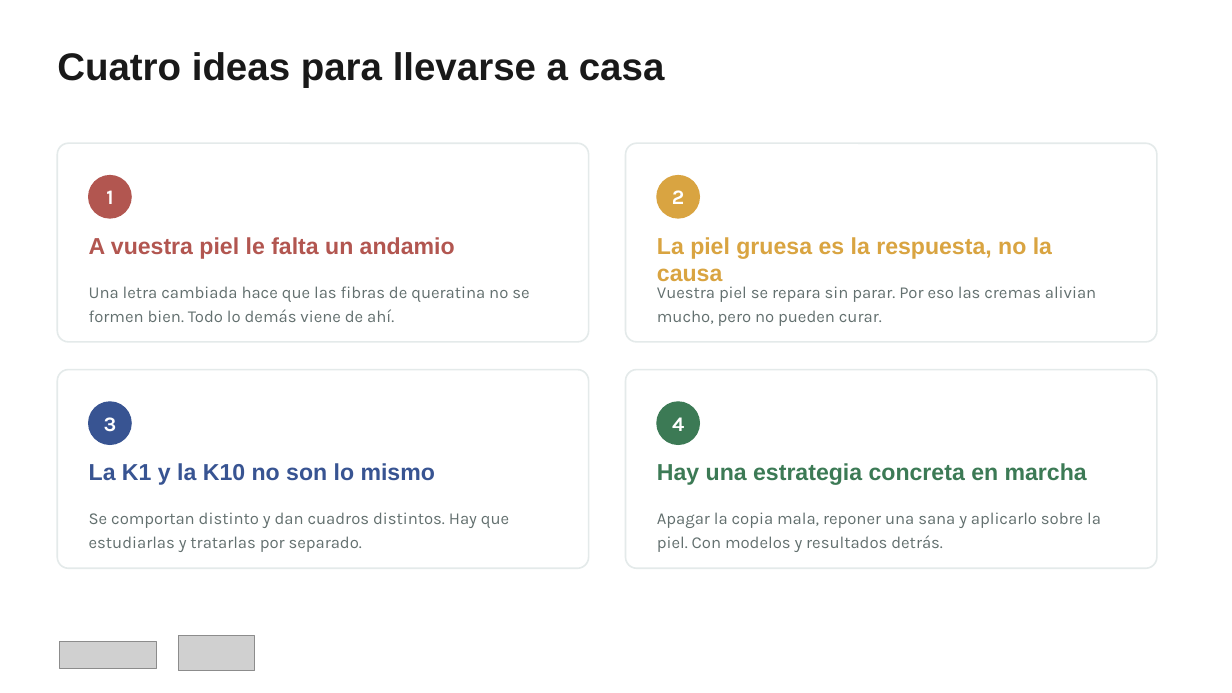
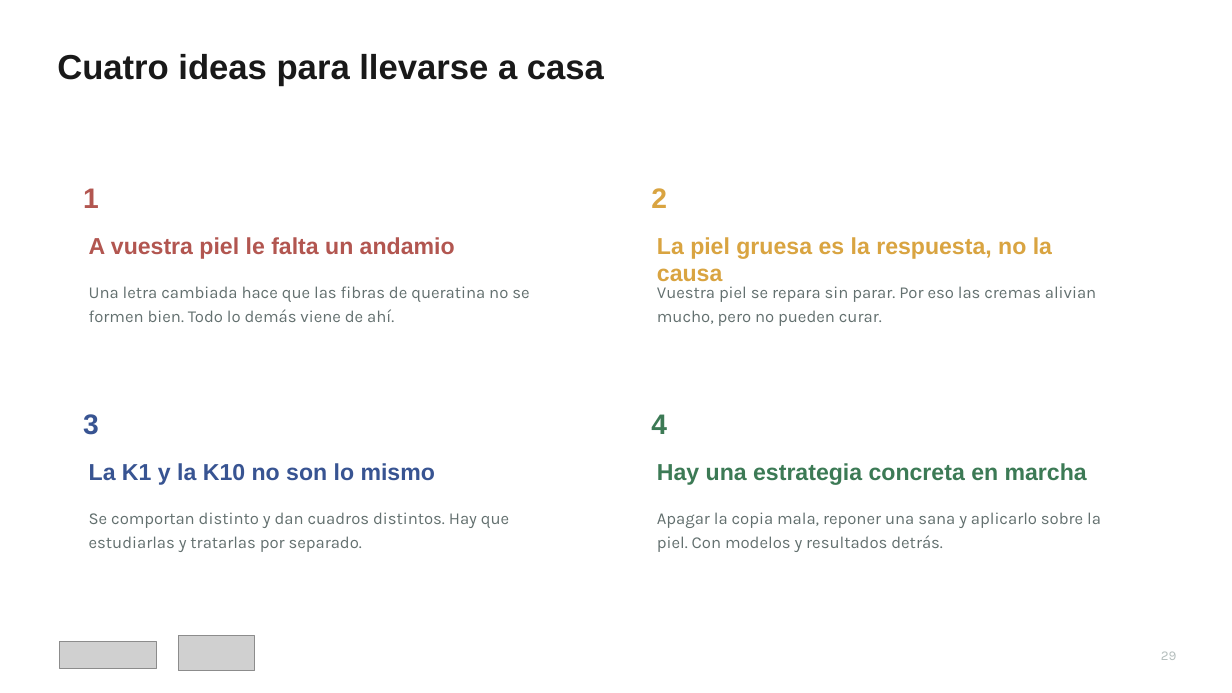
Before and after one commit to mariazubilase-wq/tesis, a slide deck: slide 30 of Ictiosis_epidermolitica_pacientes.pptx. Drawn at 1232x693 pixels with LibreOffice and Linux fonts; fonts in the diff are those of the drawing; grey boxes stand for pictures. Boxes give left, top, right and bottom in pixels: in the first picture for what was removed or moved away, otherwise in the second. Text is boxed around its words. In the diff, an @@ line names an element or a change of style, - is before the commit and + after.

```diff
--- a/Ictiosis_epidermolitica_pacientes.pptx
+++ b/Ictiosis_epidermolitica_pacientes.pptx
@@ text "Cuatro ideas para llevarse a ..." at (x1=57, y1=54, x2=604, y2=86): size 30 to 27 pt @@
@@ rounded rectangle removed at (x1=57, y1=143, x2=589, y2=342) @@
@@ rounded rectangle removed at (x1=626, y1=143, x2=1157, y2=342) @@
@@ text "1" at (x1=83, y1=188, x2=99, y2=208): size 16 to 22 pt, font Karla to Arial, text colour #FFFFFF to #B25650; alignment centre to left @@
@@ ellipse removed at (x1=89, y1=176, x2=131, y2=218) @@
@@ text "2" at (x1=651, y1=188, x2=667, y2=208): size 16 to 22 pt, font Karla to Arial, text colour #FFFFFF to #D9A441; alignment centre to left @@
@@ ellipse removed at (x1=657, y1=176, x2=700, y2=218) @@
@@ rounded rectangle removed at (x1=57, y1=370, x2=589, y2=568) @@
@@ rounded rectangle removed at (x1=626, y1=370, x2=1157, y2=568) @@
@@ text "3" at (x1=83, y1=414, x2=99, y2=435): size 16 to 22 pt, font Karla to Arial, text colour #FFFFFF to #385492; alignment centre to left @@
@@ ellipse removed at (x1=89, y1=402, x2=131, y2=445) @@
@@ text "4" at (x1=651, y1=414, x2=667, y2=434): size 16 to 22 pt, font Karla to Arial, text colour #FFFFFF to #3C7A55; alignment centre to left @@
@@ ellipse removed at (x1=657, y1=402, x2=700, y2=445) @@
@@ text added at (x1=1161, y1=651, x2=1177, y2=660), 10.5 pt, text #B5BEBD @@
+29
```
Also in this commit, not shown: 25 other slides changed, 1 other file.
